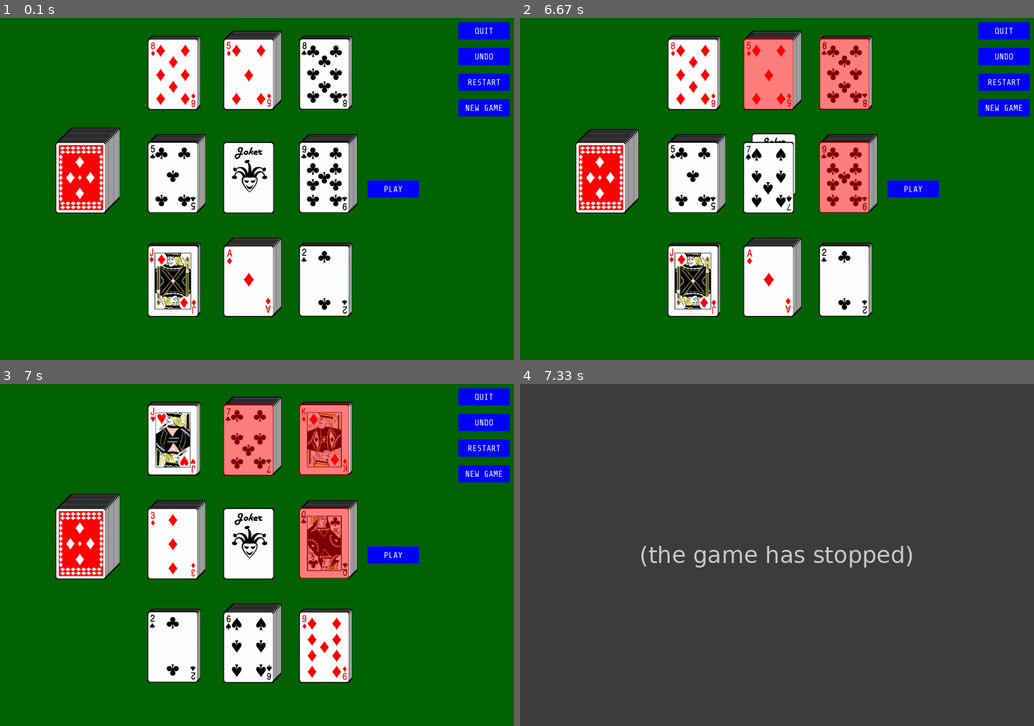
Above: before the commit, frames 1-4 (two rows, left to right).
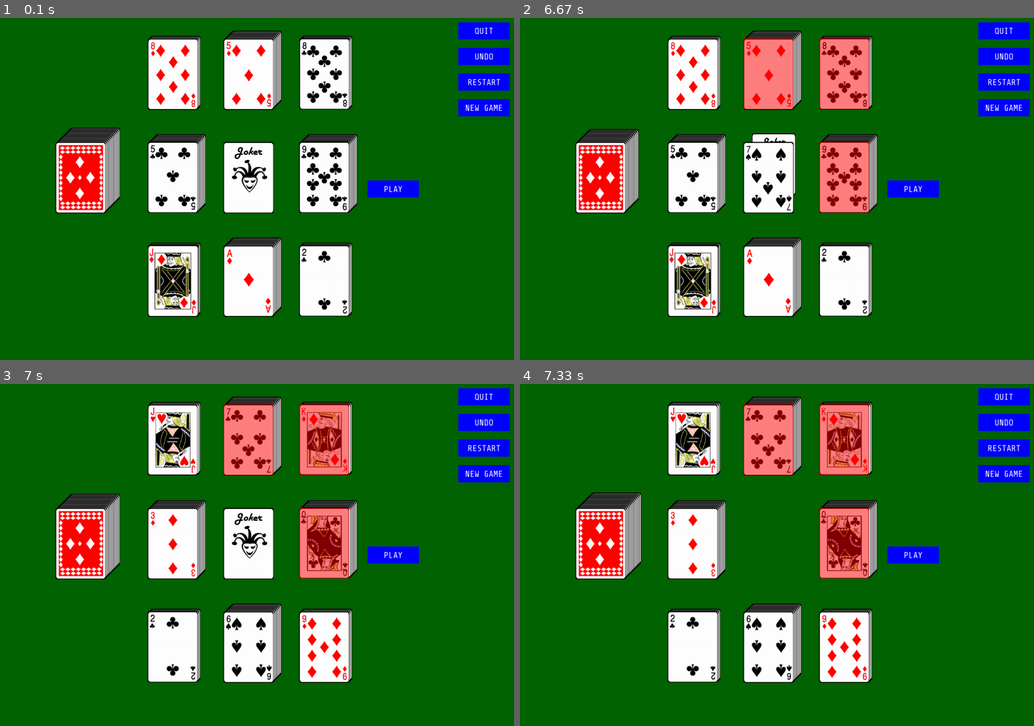
Above: after the commit, the same moments.

Repository: gr8tech/CardGames
Game: pygame game, started from jockerjb.py
The game is run twice, just before and just after one commit, with the same random seed, the same clock (stepped at 60 frames per second) and the same inputs.
Inputs (mouse positions are in pixels of both pictures, inside the frame that each line leads up to):
- Up to frame 1 (0.1 s): no input
- Up to frame 2 (6.67 s): press the mouse at (689, 281) at 0.37 s; move the mouse to (756, 243) at 0.47 s; release the mouse at (818, 202) at 0.6 s; click "PLAY" at 0.72 s; press the mouse at (689, 281) at 1.03 s; move the mouse to (663, 209) at 1.13 s; release the mouse at (633, 141) at 1.27 s; press the mouse at (1003, 82) at 1.37 s; move the mouse to (920, 117) at 1.47 s; release the mouse at (838, 151) at 1.6 s; press the mouse at (602, 175) at 1.7 s; move the mouse to (633, 171) at 1.8 s; release the mouse at (669, 168) at 1.93 s; press the mouse at (689, 72) at 2.03 s; move the mouse to (761, 72) at 2.13 s; release the mouse at (828, 72) at 2.27 s; press the mouse at (1003, 82) at 2.37 s; move the mouse to (936, 189) at 2.47 s; release the mouse at (874, 295) at 2.6 s; press the mouse at (843, 175) at 2.7 s; move the mouse to (715, 161) at 2.8 s; release the mouse at (591, 141) at 2.93 s; press the mouse at (843, 72) at 3.03 s; move the mouse to (766, 189) at 3.13 s; release the mouse at (689, 305) at 3.27 s; press the mouse at (843, 175) at 3.37 s; move the mouse to (761, 175) at 3.47 s; release the mouse at (674, 171) at 3.6 s; press the mouse at (602, 175) at 3.7 s; move the mouse to (746, 192) at 3.8 s; release the mouse at (890, 209) at 3.93 s; press the mouse at (843, 175) at 4.03 s; move the mouse to (864, 168) at 4.13 s; release the mouse at (890, 158) at 4.27 s; press the mouse at (766, 72) at 4.37 s; move the mouse to (720, 120) at 4.47 s; release the mouse at (679, 165) at 4.6 s; press the mouse at (1003, 82) at 4.7 s; move the mouse to (828, 154) at 4.8 s; release the mouse at (653, 230) at 4.93 s; press the mouse at (766, 72) at 5.03 s; move the mouse to (715, 185) at 5.13 s; release the mouse at (669, 298) at 5.27 s; press the mouse at (1003, 82) at 5.37 s; move the mouse to (895, 168) at 5.47 s; release the mouse at (792, 257) at 5.6 s; press the mouse at (689, 72) at 5.7 s; move the mouse to (694, 82) at 5.8 s; release the mouse at (699, 93) at 5.93 s; press the mouse at (602, 175) at 6.03 s; move the mouse to (653, 134) at 6.13 s; release the mouse at (705, 93) at 6.27 s; press the mouse at (766, 72) at 6.37 s; move the mouse to (833, 86) at 6.47 s; release the mouse at (895, 103) at 6.6 s
- Up to frame 3 (7 s): press the mouse at (483, 472) at 6.7 s; move the mouse to (298, 561) at 6.8 s; release the mouse at (113, 650) at 6.93 s
- Up to frame 4 (7.33 s): press the mouse at (1003, 448) at 7.03 s; move the mouse to (941, 507) at 7.13 s; release the mouse at (884, 568) at 7.27 s

Frames 1-3 are identical in both runs. In frame 4, 99% of the frame differs, in the area x 0-100%, y 0-100%.
Error before the commit: NameError: name 'hand' is not defined (jockerjb.py line 368); the game stopped at 7.03 s (later frames are placeholders)

Commit message:
Added win animation

Diff:
--- a/jockerjb.py
+++ b/jockerjb.py
@@ -29,6 +29,24 @@
 deck = 'assets/cards/deck.png'
 factor = 0.75
 spacer = 3
+
+class Win(pygame.sprite.Sprite):
+
+    def __init__(self, x_0, y_0):
+        super().__init__()
+        self.sprite = []
+        for i in range(1,4):
+            self.sprite.append(pygame.image.load('assets/win/win%s.gif'%i))
+        self.image = self.sprite[0]
+        self.rect = self.image.get_rect()
+        self.rect.topleft = [x_0, y_0]
+        self.current_image = 0
+
+    def update(self):
+        self.image = self.sprite[int(self.current_image)]
+        self.current_image += 0.2
+        if self.current_image >= len(self.sprite):
+            self.current_image = 0
 
 class Hand(list):
     '''
@@ -147,6 +165,11 @@
 
         # undo buffer
         self.undo = []
+
+        # win/lose condition
+        self.win = False
+        self.lose = False
+
 
     def display_stack(self, hand, x_0, y_0):
         img_back = pygame.image.load(deck)
@@ -203,21 +226,31 @@
         pygame.quit()
         quit()
 
+    def game_over(func):
+        def inner(self):
+            if self.win == False and self.lose == False:
+                func(self)
+        return inner
+
     def check_win(self):
         layouts = self.layout.get_layouts()
         for pos in layouts:
             if (pos != 'C' or pos !='D') and layouts[pos]['type'] == 'wall':
                 if len(self.hands[pos]) == 0:
-                    print('YOU WIN')
-                    self.game_quit()
+                    self.win = True
+        for pos in layouts:
+            if (len(self.hands[pos]) == 0) and (self.hands[pos] == 'wall'):
+                self.win = True
 
     def new_game(self):
         self.start()
 
+    @game_over
     def restart_play(self):
         while len(self.undo) > 0:
             self.undo_play()
 
+    @game_over
     def undo_play(self):
         if self.undo:
             move = self.undo.pop()
@@ -228,6 +261,7 @@
                     print(self.hands['C'])
                     self.hands['C'].pop()
 
+    @game_over
     def play(self):
         selection = []
         blacks = 0
@@ -257,7 +291,7 @@
             for pos in selection:
                 del self.selected[pos]
                 self.hands[pos].pop()
-                self.check_win()
+        self.check_win()
 
     def draw_cards(self):
         # buffer for Hands
@@ -309,6 +343,15 @@
         self.cards = self.create_deck()
         self.draw_cards()
         self.create_buttons()
+
+        # reset win/lose
+        self.win = False
+        self.lose = False
+
+        # Win Animation
+        win = Win(100, 200)
+        grp = pygame.sprite.Group()
+        grp.add(win)
 
         while True:
 
@@ -352,9 +395,6 @@
 
             self.screen.fill(pygame.Color(settings.SCREEN_BACKGROUND))
 
-        #     cards = 2
-        #
-
             # draw cards
             layouts = self.layout.get_layouts()
             for pos in self.hands:
@@ -364,11 +404,6 @@
                         card_img = pygame.image.load(settings.CARDS + self.hands[pos][-1])
                         card_img = pygame.transform.rotozoom(card_img, 0, 0.75)
                         self.screen.blit(card_img, (layouts[pos]['x_0'], layouts[pos]['y_0']))
-                else:
-                    if hand.type == 'wall':
-                        print('You Win!!')
-                        pygame.quit()
-                        quit()
 
             # highlight selected hands
             for pos in self.selected:
@@ -376,6 +411,13 @@
                 s.fill((255,0,0,128))
                 self.screen.blit(s, (self.rects[pos][0], self.rects[pos][1]))
 
+            # displya win or lose animations
+            if self.win:
+                grp.draw(self.screen)
+                grp.update()
+            if self.lose:
+                pass
+
             # draw buttons
             for button in self.buttons:
                 self.draw_button(button)
